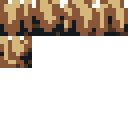
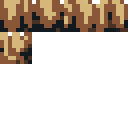
Layers edited between the first and the second w=128, h=128 image:
painted on "Layer 1" over [0, 0, 128, 68]
